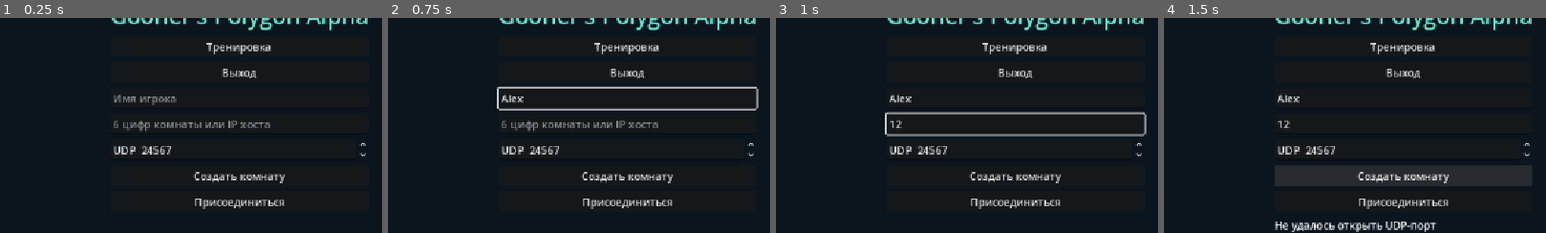
Above: before the commit, frames 1-4 (left to right).
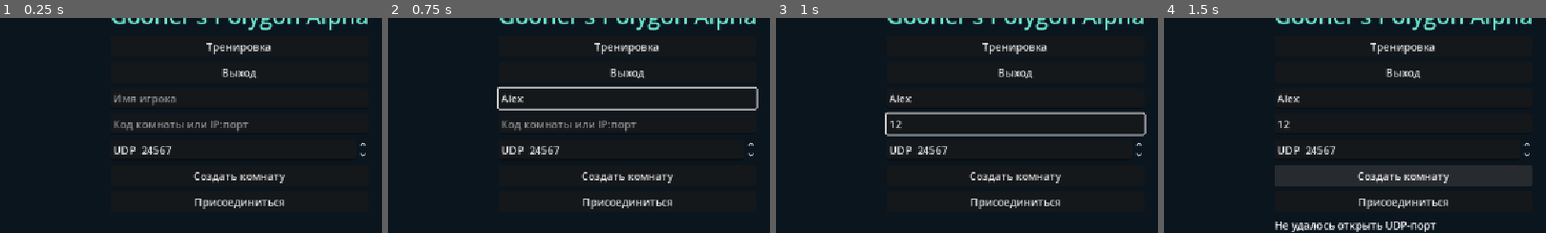
Above: after the commit, the same moments.

Repository: 1Lamotrigine/goll-shtur
Game: Godot game, scene res://ui/main_menu.tscn
Two runs of this game, one before a commit and one after it. Both use one fixed random seed, a clock stepped at 60 frames per second and the inputs below.
Inputs (mouse positions are % of the whole screen's width and height, from its top left):
- Up to frame 1 (0.25 s): no input
- Up to frame 2 (0.75 s): click (50, 46) at 0.52 s; type "Alex" at 0.6 s
- Up to frame 3 (1 s): click (50, 52) at 0.75 s; type "12" at 0.83 s
- Up to frame 4 (1.5 s): click "Создать комнату" at 1.25 s
The pictures show only the part of the screen within x 19-69%, y 27-77%; the shares and areas given below are measured in that part.

The runs differ from the first frame. In frame 1, 0.8% of the frame differs, in the area x 29-71%, y 47-53%; in frame 2, 0.8%; in frame 3, nothing differs; in frame 4, nothing differs.

Commit message:
Improve Wi-Fi lobby discovery and support direct IP:port entry

Diff:
--- a/ui/main_menu.gd
+++ b/ui/main_menu.gd
@@ -9,6 +9,7 @@
 var search_until := 0
 var next_query := 0
 var arena: Node3D
+const DISCOVERY_GROUP := "239.255.42.68"
 const DISCOVERY_PORT := 24568
 const COLORS := ["Красный", "Синий", "Оранжевый", "Зелёный", "Фиолетовый", "Жёлтый"]
 
@@ -25,7 +26,7 @@
 	multiplayer.peer_disconnected.connect(remove_player)
 	$Center/Menu/Start.pressed.connect(start_match)
 	$Center/Menu/Copy.pressed.connect(func(): DisplayServer.clipboard_set(room_code))
-	$Center/Menu/Address.placeholder_text = "6 цифр комнаты или IP хоста"
+	$Center/Menu/Address.placeholder_text = "Код комнаты или IP:порт"
 	$Center/Menu/Port.prefix = "UDP "
 	$Center/Menu.custom_minimum_size.x = 340
 	refresh()
@@ -36,15 +37,20 @@
 		status = "Не удалось открыть UDP-порт"
 		refresh()
 		return
-	if discovery.bind(DISCOVERY_PORT, "0.0.0.0") != OK:
-		candidate.close()
-		status = "Порт поиска комнат 24568 занят"
-		refresh()
-		return
-	room_code = "%06d" % randi_range(0, 999999)
+	var discovery_available := discovery.bind(DISCOVERY_PORT, "0.0.0.0") == OK
+	if discovery_available:
+		for interface in IP.get_local_interfaces():
+			for address: String in interface.addresses:
+				if "." in address and not address.begins_with("127."):
+					discovery.join_multicast_group(DISCOVERY_GROUP, interface.name)
+					break
+	room_code = "%06d" % randi_range(0, 999999) if discovery_available else ""
 	peer = candidate
 	multiplayer.multiplayer_peer = peer
-	status = "Код %s · UDP %d" % [room_code, int($Center/Menu/Port.value)]
+	status = "Код комнаты " + room_code if discovery_available else "Поиск по коду недоступен"
+	for address in IP.get_local_addresses():
+		if "." in address and not address.begins_with("127.") and not ":" in address:
+			status += "\nАдрес для входа: %s:%d" % [address, int($Center/Menu/Port.value)]
 	add_player(1, $Center/Menu/Nick.text)
 
 func join_room() -> void:
@@ -60,11 +66,16 @@
 			status = "Поиск комнаты в локальной сети…"
 		refresh()
 		return
-	connect_address(address, int($Center/Menu/Port.value))
+	var port := int($Center/Menu/Port.value)
+	if address.count(":") == 1:
+		var port_text := address.get_slice(":", 1)
+		port = port_text.to_int() if port_text.is_valid_int() else 0
+		address = address.get_slice(":", 0)
+	connect_address(address, port)
 
 func connect_address(address: String, port: int) -> void:
 	var candidate := ENetMultiplayerPeer.new()
-	if not address.is_valid_ip_address() or candidate.create_client(address, port) != OK:
+	if port < 1 or port > 65535 or not address.is_valid_ip_address() or candidate.create_client(address, port) != OK:
 		status = "Проверьте IP и порт хоста"
 		refresh()
 		return
@@ -167,12 +178,13 @@
 		return
 	var now := Time.get_ticks_msec()
 	if not searching.is_empty() and now >= search_until:
-		close_room("Комната не найдена. Проверьте код и подключение к одной сети.")
+		close_room("Комната не найдена. Введите адрес IP:порт с экрана хоста.")
 		return
 	if not searching.is_empty() and now >= next_query:
 		next_query = now + 500
-		discovery.set_dest_address("255.255.255.255", DISCOVERY_PORT)
-		discovery.put_packet(("GP1?"+searching).to_ascii_buffer())
+		for destination in [DISCOVERY_GROUP, "255.255.255.255", "127.0.0.1"]:
+			if discovery.set_dest_address(destination, DISCOVERY_PORT) == OK:
+				discovery.put_packet(("GP1?" + searching).to_ascii_buffer())
 	for i in mini(32, discovery.get_available_packet_count()):
 		var msg := discovery.get_packet().get_string_from_ascii()
 		var ip := discovery.get_packet_ip()
